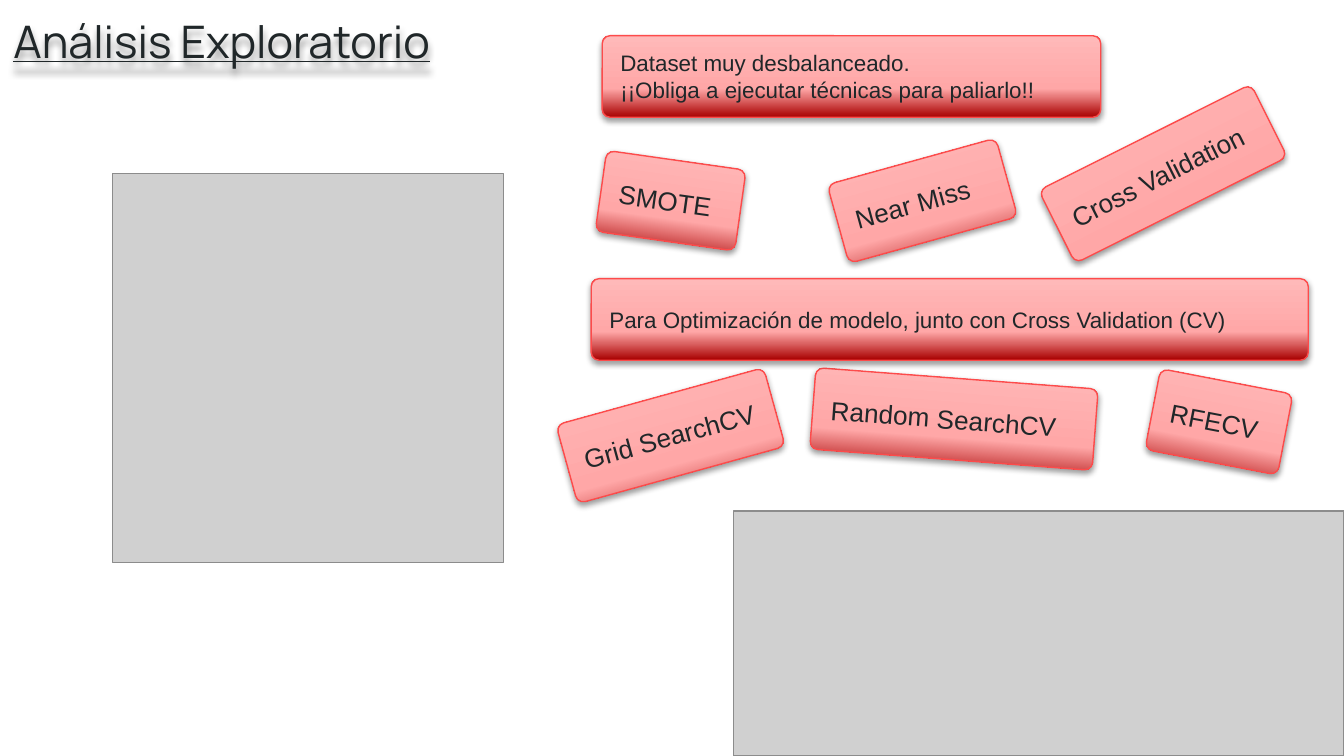
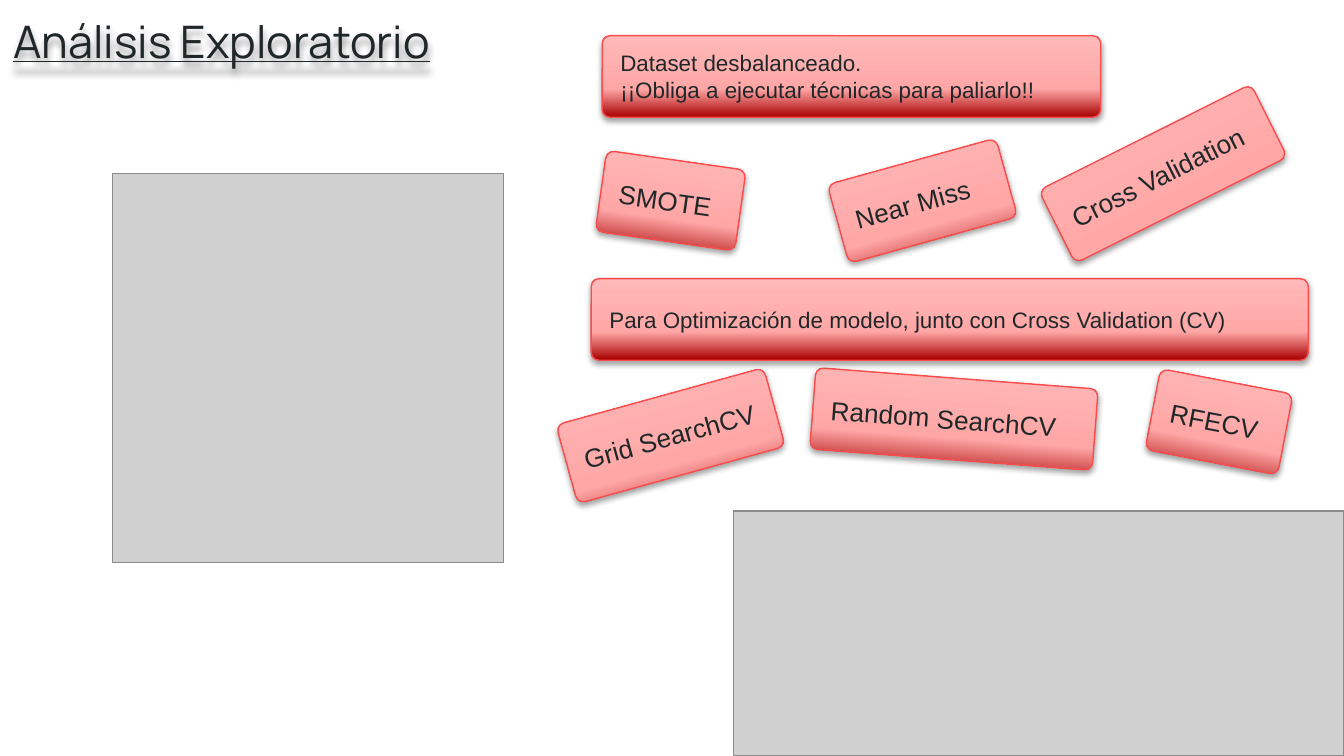
Before and after one commit to jazzphoenix/icemd_bigdata, a slide deck: slide 4 of presentation/Modulo 5_99905.pptx. Drawn at 1344x756 pixels with LibreOffice and Linux fonts; fonts in the diff are those of the drawing; grey boxes stand for pictures. Boxes give left, top, right and bottom in pixels: in the first picture for what was removed or moved away, otherwise in the second. Text is boxed around its words. In the diff, an @@ line names an element or a change of style, - is before the commit and + after.

```diff
--- a/presentation/Modulo 5_99905.pptx
+++ b/presentation/Modulo 5_99905.pptx
@@ rounded rectangle "Dataset desbalanceado." at [602,36,1101,118]: shadow changed @@
@@ text in rounded rectangle at [620,54,862,72]: text changed @@
-Dataset muy desbalanceado.
+Dataset desbalanceado.
```
Also in this commit, not shown: 26 other slides changed, 9 slides added, 11 slides removed, 5 other files.
